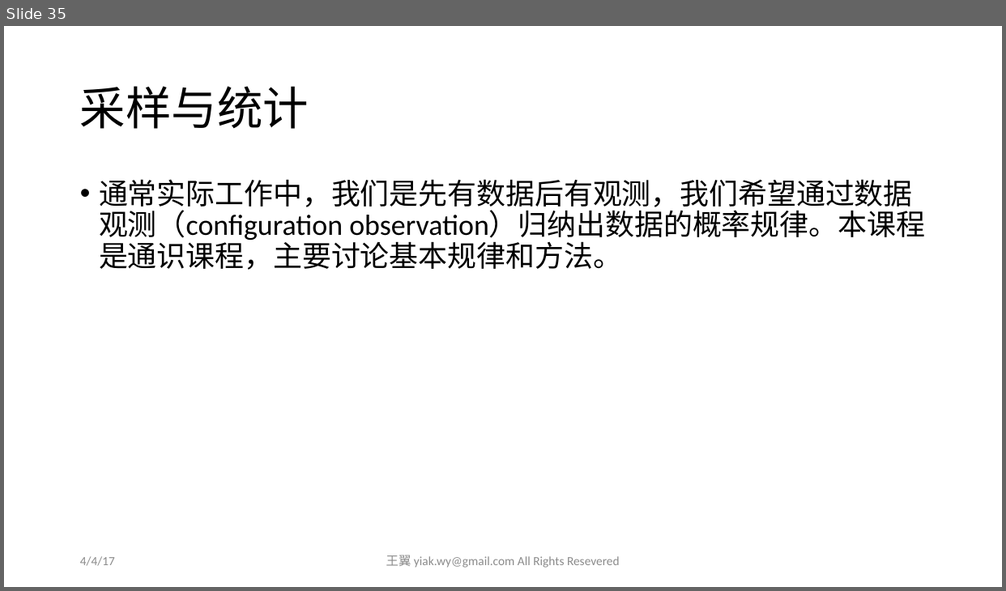
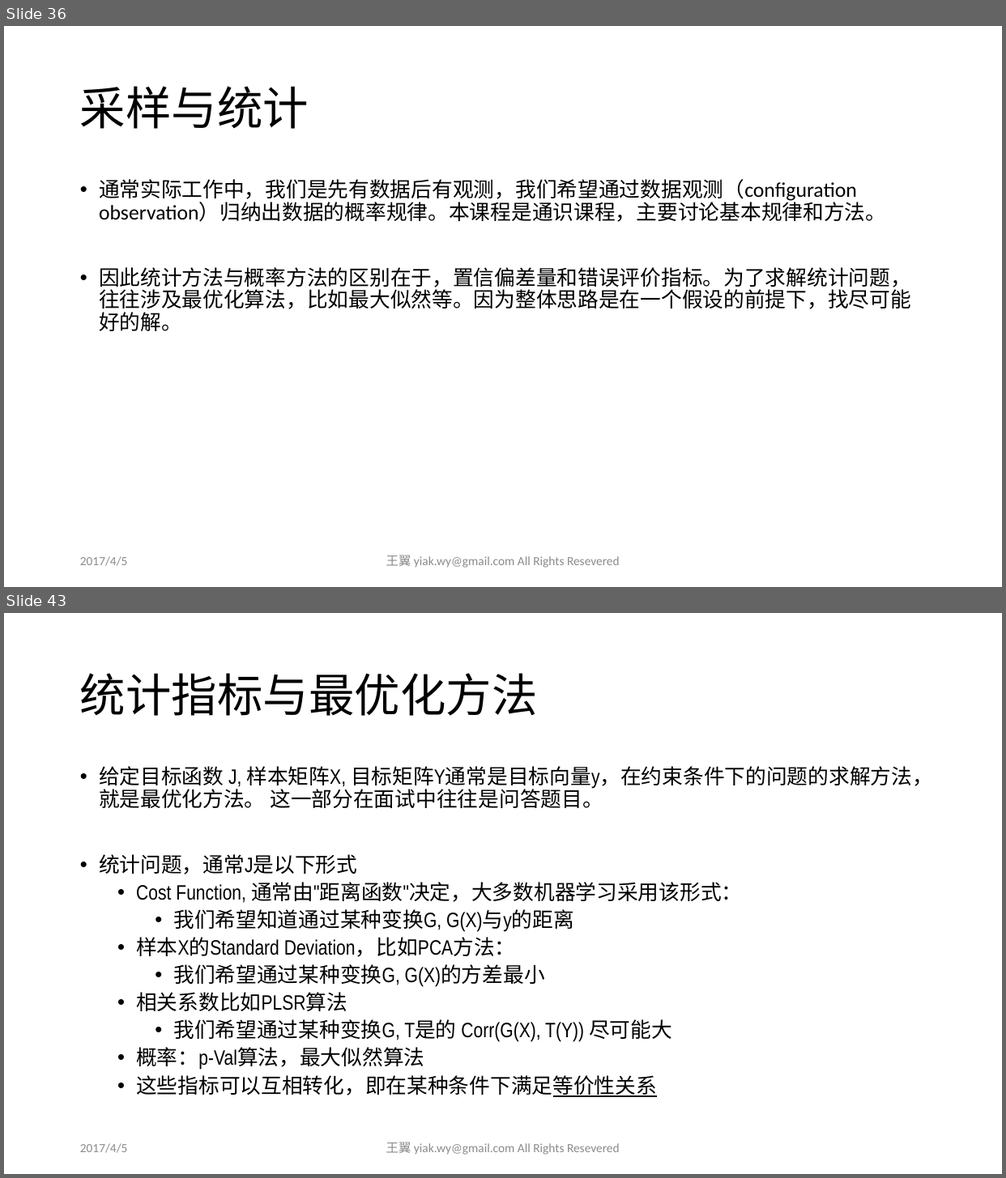
Before and after one commit to yiakwy/yiakwy.github.io, a slide deck: Computing Random Variables/Computing Random Variables.pptx. Shown one above the other, each under a label of ours: slide 35 before the commit, slides 36 and 43 after it; the slides between them are not shown. The pictures are 1006x591 and 1006x1178 pixels, drawn with LibreOffice and Linux fonts; fonts in the diff are those of the drawing. Boxes give left, top, right and bottom in pixels: in the first picture for what was removed or moved away, otherwise in the second. Text is boxed around its words. In the diff, an @@ line names an element or a change of style, - is before the commit and + after.

```diff
--- a/Computing Random Variables/Computing Random Variables.pptx
+++ b/Computing Random Variables/Computing Random Variables.pptx
@@ slide 43 added at (4, 613, 1002, 1174), background #FFFFFF @@
@@ title added at (80, 673, 538, 716), 44 pt, text #000000 @@
+统计指标与最优化方法
@@ text added at (99, 766, 933, 1097), 20 pt, text #000000 @@
+• 给定目标函数 J, 样本矩阵X, 目标矩阵Y通常是目标向量y，在约束条件下的问题的求解方法，就是最优化方法。 这一部分在面试中往往是问答题目。
+• 统计问题，通常J是以下形式
+  • Cost Function, 通常由"距离函数"决定，大多数机器学习采用该形式：
+    • 我们希望知道通过某种变换G, G(X)与y的距离
+  • 样本X的Standard Deviation，比如PCA方法：
+    • 我们希望通过某种变换G, G(X)的方差最小
+  • 相关系数比如PLSR算法
+    • 我们希望通过某种变换G, T是的 Corr(G(X), T(Y)) 尽可能大
+  • 概率：p-Val算法，最大似然算法
+  • 这些指标可以互相转化，即在某种条件下满足等价性关系
@@ text added at (80, 1144, 128, 1153), 12 pt, text #8C8C8C @@
+2017/4/5
@@ text added at (386, 1142, 620, 1155), 12 pt, text #8C8C8C @@
+王翼 yiak.wy@gmail.com All Rights Resevered
@@ what was slide 35 is now slide 36 @@
@@ slide 36 changed as well @@
@@ text at (99, 179, 886, 222): size 28 to 20 pt in "通常实际工作中，我们是先有数据后有观测，我们希望通过数据观测（configuration observation）归纳出 ..." @@
@@ text at (99, 267, 911, 331): paragraph added @@
+• 因此统计方法与概率方法的区别在于，置信偏差量和错误评价指标。为了求解统计问题，往往涉及最优化算法，比如最大似然等。因为整体思路是在一个假设的前提下，找尽可能好的解。
@@ text at (80, 557, 128, 566): text changed @@
-4/4/17
+2017/4/5
```
Also in this commit, not shown: 34 other slides changed, 19 other slides added.
